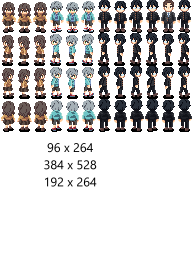
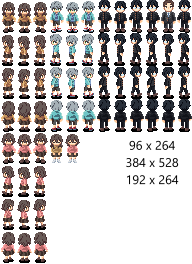
Layered file, before and after one edit (192 × 264). Changes by layer:
added layer "YumeSleep Merged" above "YumeYoung" over 1, 9, 179, 263
added layer "YumeYoung" above "Saul" over 1, 9, 179, 263
painted on "Saul" over 64, 134, 179, 187
painted on "Yume" over 1, 9, 179, 263
